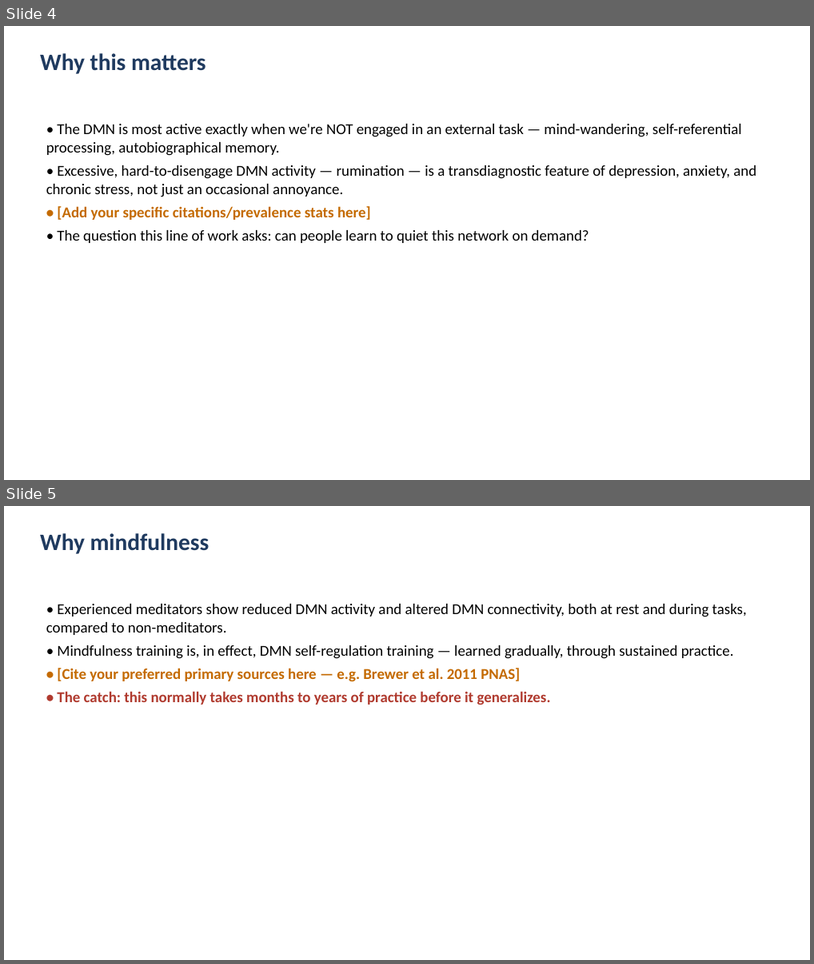
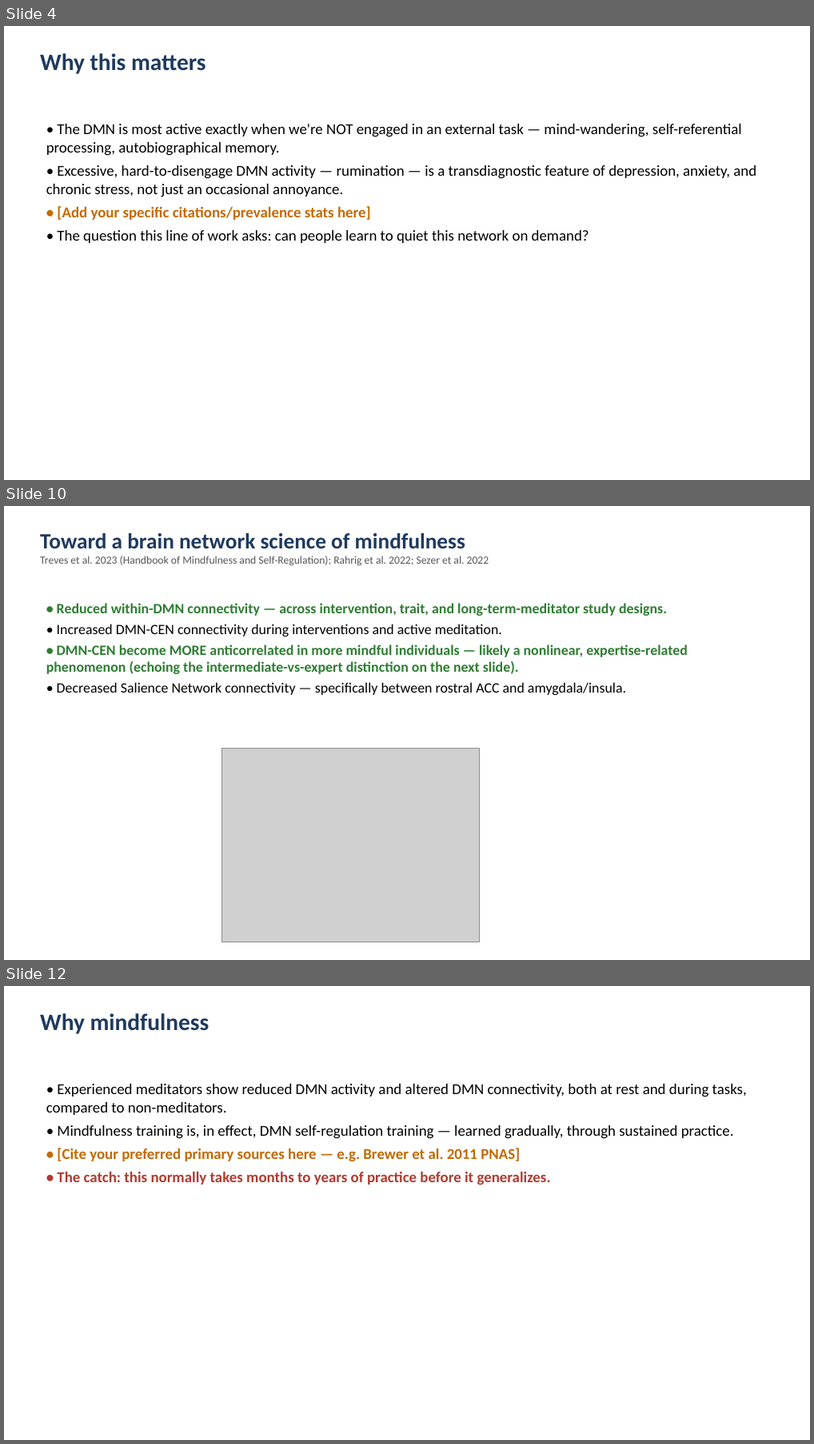
Before and after one commit to cccbauer/dmnelf, a slide deck: analysis/fingerprint/19_fingerprint/efp_meirhasson/Fingerprint_20260902.pptx. Shown one above the other, each under a label of ours: slides 4 and 5 before the commit, slides 4, 10 and 12 after it; the slides between them are not shown. The pictures are 814x964 and 814x1444 pixels, drawn with LibreOffice and Linux fonts; fonts in the diff are those of the drawing; grey boxes stand for pictures. Boxes give left, top, right and bottom in pixels: in the first picture for what was removed or moved away, otherwise in the second. Text is boxed around its words. In the diff, an @@ line names an element or a change of style, - is before the commit and + after.

```diff
--- a/analysis/fingerprint/19_fingerprint/efp_meirhasson/Fingerprint_20260902.pptx
+++ b/analysis/fingerprint/19_fingerprint/efp_meirhasson/Fingerprint_20260902.pptx
@@ slide 10 added at <box>4,506,810,960</box>, background #FFFFFF @@
@@ text added at <box>40,533,490,566</box>, 13 pt, text #555555 @@
+Toward a brain network science of mindfulness
+Treves et al. 2023 (Handbook of Mindfulness and Self-Regulation); Rahrig et al. 2022; Sezer et al. 2022
@@ text added at <box>46,603,688,695</box>, 17 pt, text #2E7D32, bold @@
+• Reduced within-DMN connectivity — across intervention, trait, and long-term-meditator study designs.
+• Increased DMN-CEN connectivity during interventions and active meditation.
+• DMN-CEN become MORE anticorrelated in more mindful individuals — likely a nonlinear, expertise-related phenomenon (echoing the intermediate-vs-expert distinction on the next slide).
+• Decreased Salience Network connectivity — specifically between rostral ACC and amygdala/insula.
@@ picture added at <box>222,748,480,941</box> @@
@@ what was slide 5 is now slide 12 @@
```
Also in this commit, not shown: 6 other slides added.
